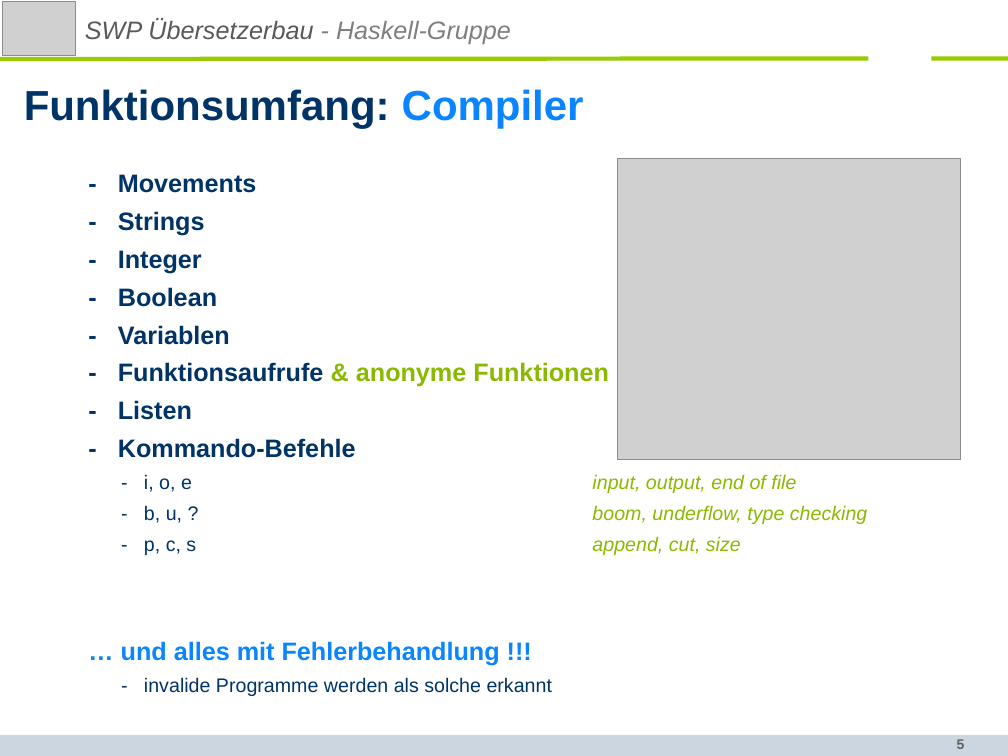
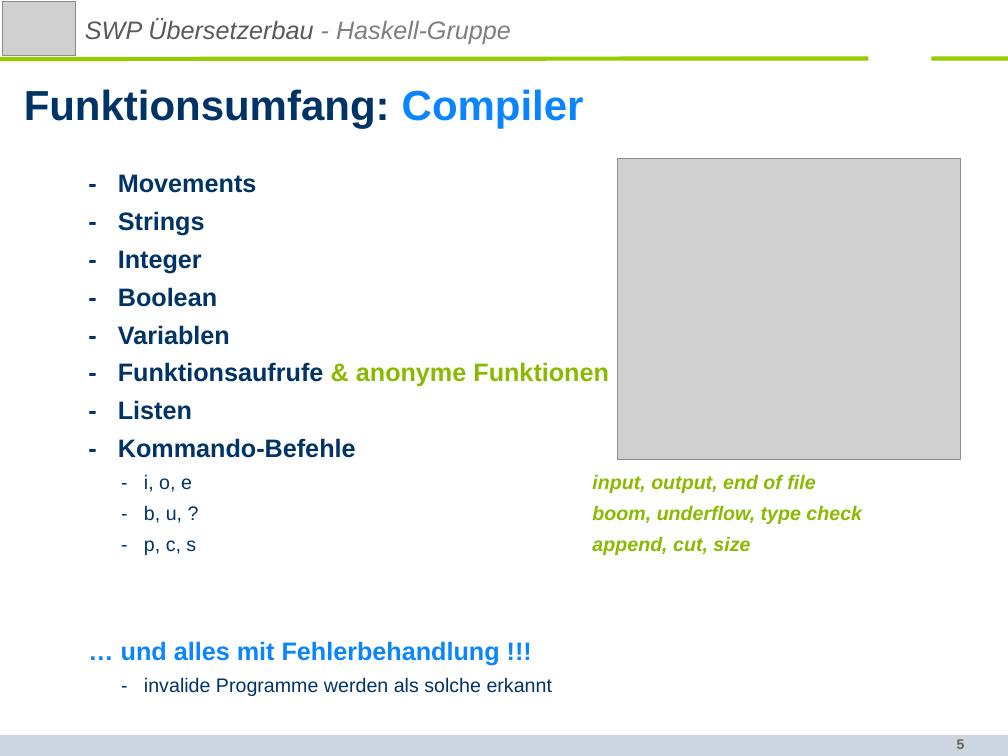
Before and after one commit to SWP-Ubau-SoSe2014-Haskell/SWPSoSe14, a slide deck: slide 5 of documentation/SWPSoSe14MS3.ppt. Drawn at 1008x756 pixels with LibreOffice and Linux fonts; fonts in the diff are those of the drawing; grey boxes stand for pictures; background and template pictures are left out. Boxes give left, top, right and bottom in pixels: in the first picture for what was removed or moved away, otherwise in the second. Text is boxed around its words. In the diff, an @@ line names an element or a change of style, - is before the commit and + after.

```diff
--- a/documentation/SWPSoSe14MS3.ppt
+++ b/documentation/SWPSoSe14MS3.ppt
@@ text at [144,474,815,555]: bold on in "input, output, end of file", "append, cut, size" @@
@@ text at [144,505,862,524]: text changed; bold on @@
-- b, u, ? boom, underflow, type checking
+- b, u, ? boom, underflow, type check
```
Also in this commit, not shown: 12 other slides changed.
